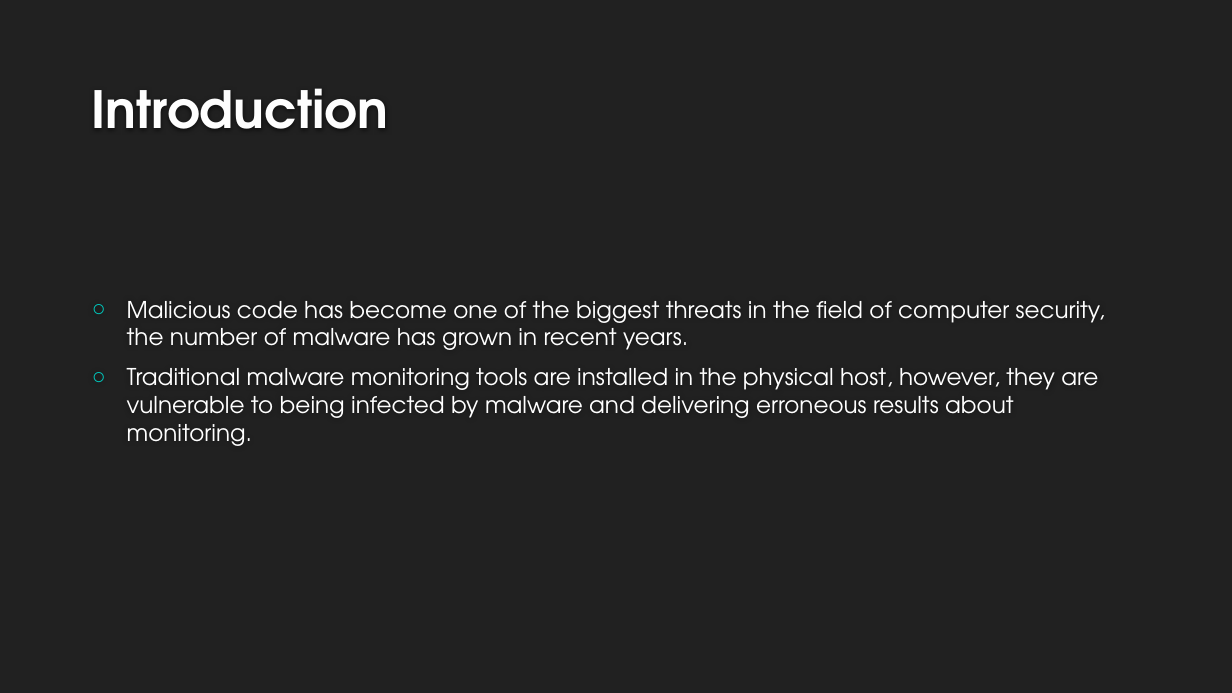
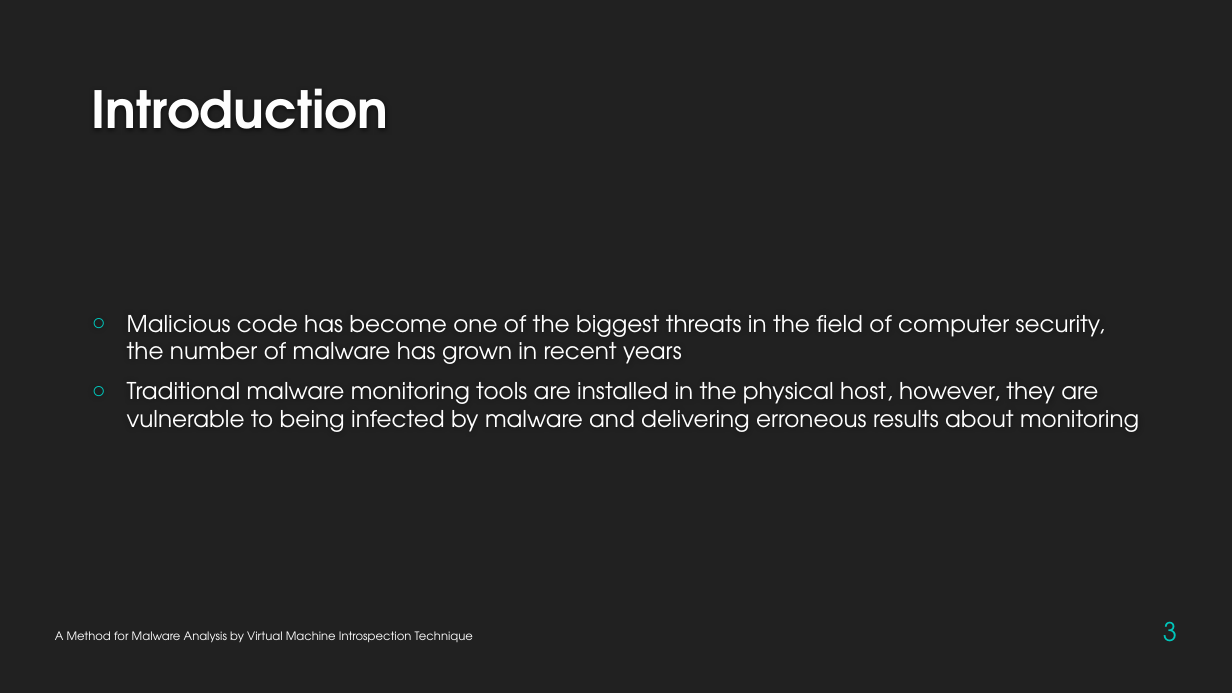
Before and after one commit to KiRiLldrs/academic-fundamentals, a slide deck: slide 3 of lab3 V2.pptx. Drawn at 1232x693 pixels with LibreOffice and Linux fonts; fonts in the diff are those of the drawing; background and template pictures are left out. Boxes give left, top, right and bottom in pixels: in the first picture for what was removed or moved away, otherwise in the second. Text is boxed around its words. In the diff, an @@ line names an element or a change of style, - is before the commit and + after.

```diff
--- a/lab3 V2.pptx
+++ b/lab3 V2.pptx
@@ text at [127, 315, 1139, 432]: text changed @@
-○ Malicious code has become one of the biggest threats in the field of computer security, the number of malware has grown in recent years.
-○ Traditional malware monitoring tools are installed in the physical host, however, they are vulnerable to being infected by malware and delivering erroneous results about monitoring.
+○ Malicious code has become one of the biggest threats in the field of computer security, the number of malware has grown in recent years
+○ Traditional malware monitoring tools are installed in the physical host, however, they are vulnerable to being infected by malware and delivering erroneous results about monitoring
@@ page number added at [1163, 621, 1177, 642], 20 pt, text #00C6BB @@
+3
@@ text added at [55, 631, 473, 643], 9 pt, text #FFFFFF @@
+A Method for Malware Analysis by Virtual Machine Introspection Technique
```
Also in this commit, not shown: 12 other slides changed.
